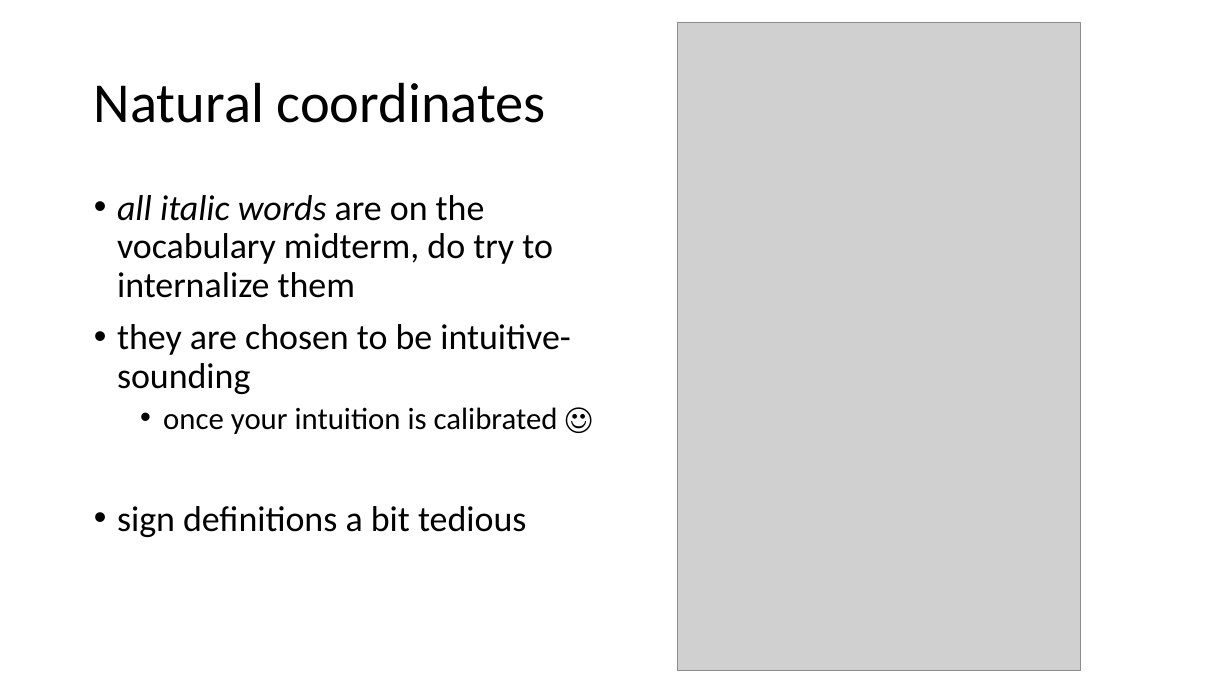
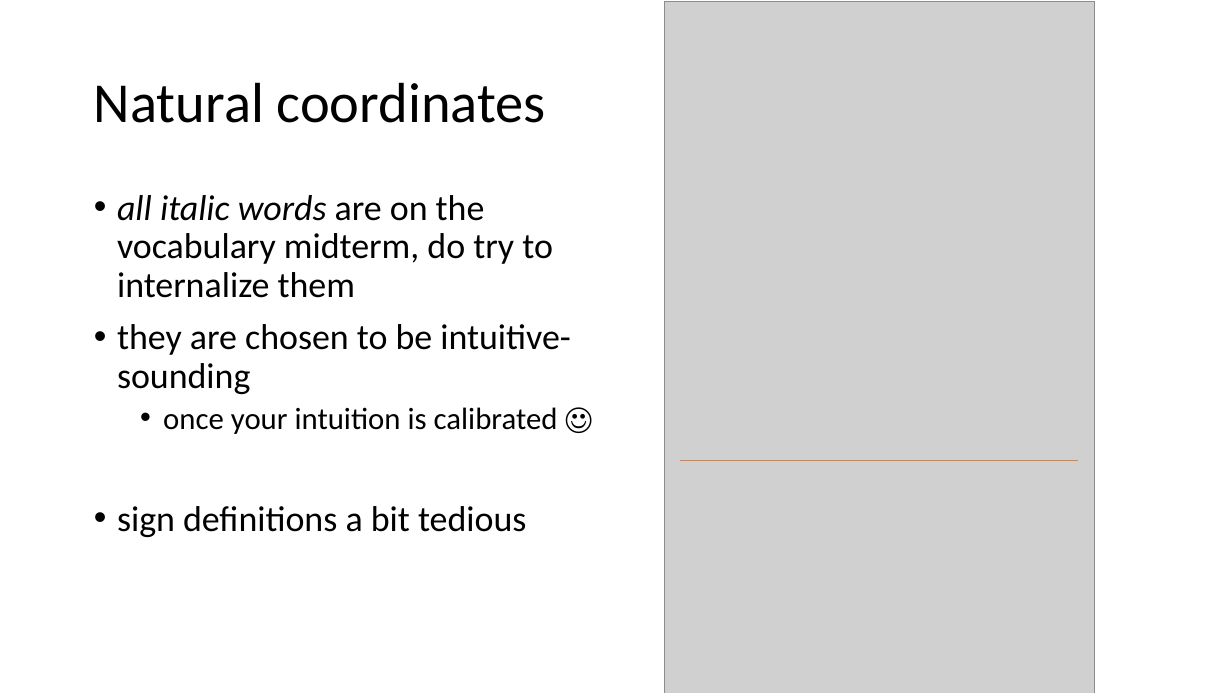
Before and after one commit to ATMOcanes/ATM651, a slide deck: slide 4 of WH_chapter7/Kinematics_WH_7.1.pptx. Drawn at 1232x693 pixels with LibreOffice and Linux fonts; fonts in the diff are those of the drawing; grey boxes stand for pictures. Boxes give left, top, right and bottom in pixels: in the first picture for what was removed or moved away, otherwise in the second. Text is boxed around its words. In the diff, an @@ line names an element or a change of style, - is before the commit and + after.

```diff
--- a/WH_chapter7/Kinematics_WH_7.1.pptx
+++ b/WH_chapter7/Kinematics_WH_7.1.pptx
@@ picture: place and size @@
-picture at (678,23,1080,671)
+picture at (665,1,1095,693)
@@ line added from (680, 461) to (1079, 461), #ED7D31 1 pt @@
```
Also in this commit, not shown: 5 other slides changed, 1 slide added.
